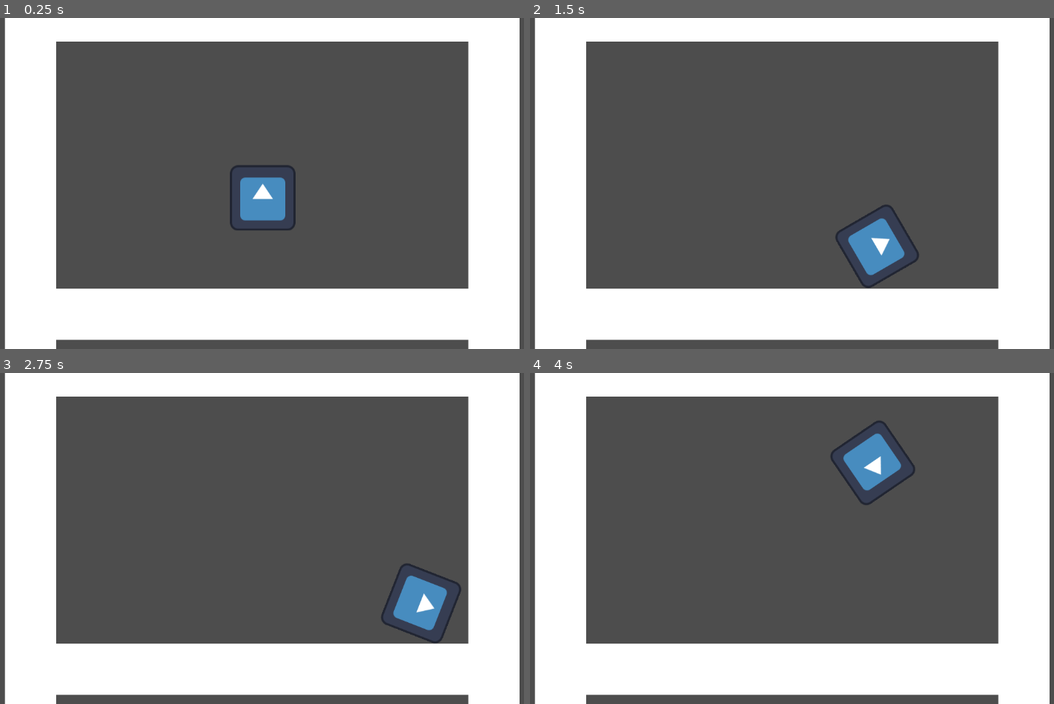
Above: before the commit, frames 1-4 (two rows, left to right).
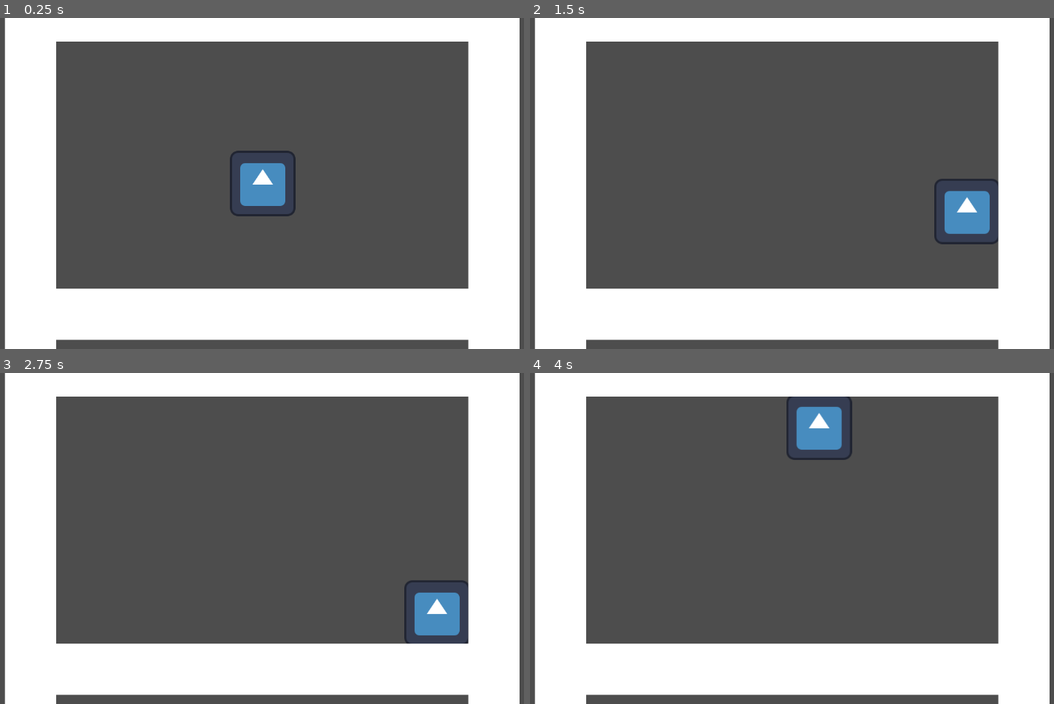
Above: after the commit, the same moments.

Repository: Herovero/GyroMaze
Game: Godot game, scene res://Scenes/main.tscn
Same seed, same stepped clock (60 frames per second), same inputs: the game is played once before the commit and once after it. The engine's default icon, where the game draws it, is replaced by a stand-in: a white triangle on a blue panel in a dark square.
Inputs:
- Up to frame 1 (0.25 s): no input
- Up to frame 2 (1.5 s): hold Right (ui_right) 0.53-1.28 s; hold Down (ui_down) from 1.28 s (still down)
- Up to frame 3 (2.75 s): release Down (ui_down) at 2.03 s; hold Right (ui_right) from 2.03 s (still down)
- Up to frame 4 (4 s): release Right (ui_right) at 2.78 s; hold Up (ui_up) 2.78-3.53 s; hold Left (ui_left) from 3.53 s (still down)

The runs differ from the first frame. In frame 1, 1.2% of the frame differs, in the area x 43-57%, y 40-65%; in frame 2, 2.9%, in the area x 58-90%, y 48-82%; in frame 3, 1.7%; in frame 4, 2.8%.

Commit message:
disabled gravity for CharacterBody

Diff:
--- a/Scenes/main.tscn
+++ b/Scenes/main.tscn
@@ -6,6 +6,7 @@
 [node name="Node2D" type="Node2D"]
 
 [node name="CharacterBody2D" parent="." instance=ExtResource("1_jjgbg")]
+gravity_scale = 0.0
 
 [node name="Camera2D" type="Camera2D" parent="."]
 
--- a/Scripts/test.gd
+++ b/Scripts/test.gd
@@ -2,9 +2,7 @@
 
 @onready var sprite_2d: Sprite2D = $Sprite2D
 
-#var gravity = 400
-#var speed = 800
-@export var tilt_strength: float = 1500.0
+@export var tilt_strength: float = 3000.0
 
 # Called when the node enters the scene tree for the first time.
 func _ready():
@@ -15,14 +13,11 @@
 	var input_direction = Vector2.ZERO
 
 	if OS.has_feature("mobile"):
-		print_debug("Mobile mode")
 		var sensor_data = Input.get_gravity()
-
-		input_direction = Vector2(sensor_data.x, sensor_data.z)
+		input_direction = Vector2(sensor_data.x, sensor_data.y)
+		input_direction = input_direction / 9.8
 	else:
-		print_debug("PC mode")
 		input_direction = Input.get_vector("ui_left", "ui_right", "ui_up", "ui_down")
-		pass
 
 	var force = input_direction * tilt_strength
 	apply_central_force(force)
Not shown, changed: export_presets.cfg
